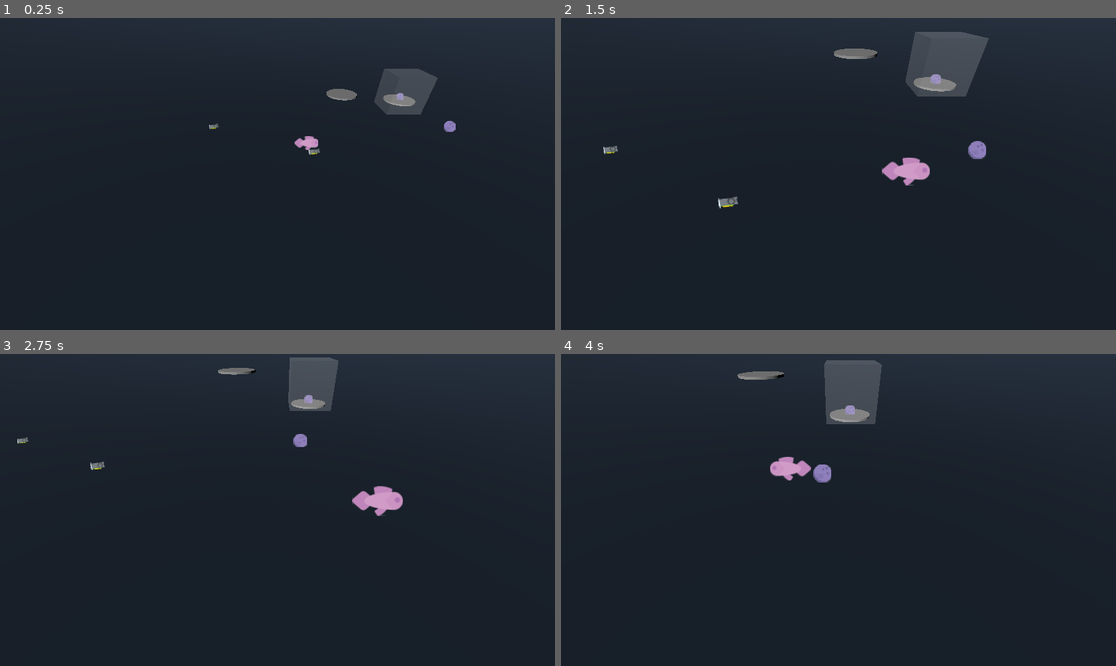
Above: before the commit, frames 1-4 (two rows, left to right).
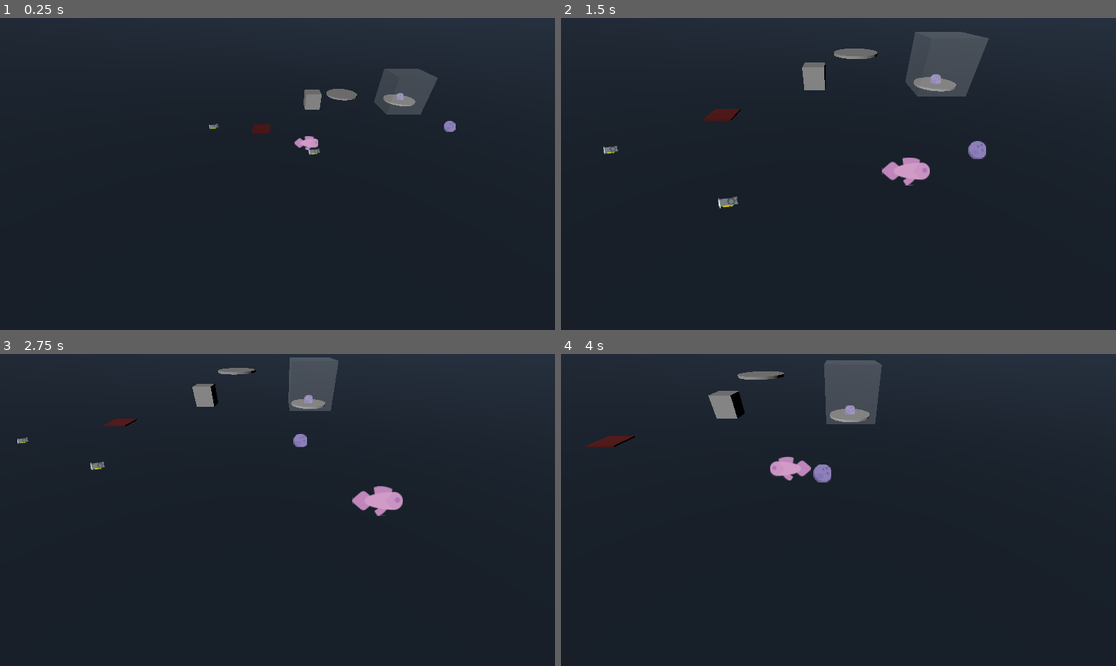
Above: after the commit, the same moments.

Repository: sundowns/full-scale-operation
Game: Godot game, scene res://world.tscn
The game is run twice, just before and just after one commit, with the same random seed, the same clock (stepped at 60 frames per second) and the same inputs.
Inputs:
- Up to frame 1 (0.25 s): no input
- Up to frame 2 (1.5 s): tap Enter (ui_accept) at 0.5, 0.77 s; hold D (move_right) 0.53-1.28 s; hold Shift (graboss) 0.53-1.28 s; hold S (move_down) from 1.28 s (still down); tap Shift (graboss) at 1.35 s
- Up to frame 3 (2.75 s): tap Enter (ui_accept) at 1.52 s; release S (move_down) at 2.03 s; hold D (move_right) from 2.03 s (still down); hold Shift (graboss) from 2.03 s (still down)
- Up to frame 4 (4 s): release D (move_right) at 2.78 s; release Shift (graboss) at 2.78 s; hold W (move_up) 2.78-3.53 s; tap Shift (graboss) at 2.85 s; tap Enter (ui_accept) at 3.02, 3.77 s; hold A (move_left) from 3.53 s (still down); hold Shift (graboss) from 3.53 s (still down)

The runs differ from the first frame. In frame 1, 0.3% of the frame differs, in the area x 45-58%, y 22-37%; in frame 2, 0.5%; in frame 3, 0.4%; in frame 4, 0.7%, in the area x 4-34%, y 11-30%.

Commit message:
man cook

Diff:
--- a/components/hand.tscn
+++ b/components/hand.tscn
@@ -3,7 +3,7 @@
 [ext_resource type="Script" path="res://components/hand.gd" id="1_gex7r"]
 
 [sub_resource type="BoxShape3D" id="BoxShape3D_euffu"]
-size = Vector3(1, 0.592773, 0.717)
+size = Vector3(1, 0.278076, 0.862895)
 
 [node name="Hand" type="Node3D"]
 script = ExtResource("1_gex7r")
@@ -13,7 +13,7 @@
 collision_mask = 4
 
 [node name="TheShapeWithWhichYouMayGraboss" type="CollisionShape3D" parent="Graboss"]
-transform = Transform3D(1, 0, 0, 0, 1, 0, 0, 0, 1, 0, -0.0463867, 0)
+transform = Transform3D(1, 0, 0, 0, 1, 0, 0, 0, 1, 0, 0.110962, -0.0729473)
 shape = SubResource("BoxShape3D_euffu")
 
 [connection signal="area_entered" from="Graboss" to="." method="_on_graboss_area_entered"]
--- /dev/null
+++ b/components/item_generator.gd
@@ -0,0 +1,21 @@
+extends Node3D
+class_name ItemGenerator
+
+@onready var item_scene: PackedScene = preload("res://items/item.tscn")
+
+@onready var spawn_location: Marker3D = $SpawnLocation
+@onready var player_detection_area: PlayerDetectionArea = $PlayerDetectionArea
+
+func _ready() -> void:
+	player_detection_area.player_entered.connect(self._on_player_detected, CONNECT_DEFERRED)
+
+func _on_player_detected() -> void:
+	spawn_item_at(spawn_location.global_position, Items.get_random_item())
+
+func spawn_item_at(at: Vector3, data: ItemData) -> void:
+	var new_item = item_scene.instantiate() as Item
+	new_item.data = data
+	DependencyHelper.retrieve("Items").add_child(new_item)
+	new_item.global_position = at
+	#Callable(new_item.initialise).call_deferred()
+	new_item.initialise()
--- /dev/null
+++ b/components/item_generator.tscn
@@ -0,0 +1,32 @@
+[gd_scene load_steps=6 format=3 uid="uid://dme1qovut5fue"]
+
+[ext_resource type="Script" path="res://components/item_generator.gd" id="1_4ocaa"]
+[ext_resource type="PackedScene" uid="uid://dgqyioiw36j8c" path="res://components/player_detection_area.tscn" id="1_cgnjw"]
+
+[sub_resource type="StandardMaterial3D" id="StandardMaterial3D_5752u"]
+albedo_color = Color(0.54, 0.1998, 0.1998, 1)
+metallic = 1.0
+metallic_specular = 0.0
+
+[sub_resource type="BoxMesh" id="BoxMesh_2ctx3"]
+material = SubResource("StandardMaterial3D_5752u")
+size = Vector3(1, 0.05, 1)
+
+[sub_resource type="BoxShape3D" id="BoxShape3D_ua8e6"]
+
+[node name="ItemGenerator" type="Node3D"]
+script = ExtResource("1_4ocaa")
+
+[node name="ButtonMesh" type="MeshInstance3D" parent="."]
+transform = Transform3D(1, 0, 0, 0, 1, 0, 0, 0, 1, 0, 0.025, 0)
+mesh = SubResource("BoxMesh_2ctx3")
+skeleton = NodePath("../PlayerDetectionArea")
+
+[node name="PlayerDetectionArea" parent="." instance=ExtResource("1_cgnjw")]
+transform = Transform3D(1, 0, 0, 0, 1, 0, 0, 0, 1, 0, 0.5, 0)
+
+[node name="CollisionShape3D" type="CollisionShape3D" parent="PlayerDetectionArea"]
+shape = SubResource("BoxShape3D_ua8e6")
+
+[node name="SpawnLocation" type="Marker3D" parent="."]
+transform = Transform3D(1, 0, 0, 0, 1, 0, 0, 0, 1, 1.14721, 1.19536, 0)
--- a/components/player.tscn
+++ b/components/player.tscn
@@ -22,7 +22,8 @@
 texture = ExtResource("2_j15t3")
 
 [node name="Hand" parent="." instance=ExtResource("3_l4ku6")]
-transform = Transform3D(1, 0, 0, 0, 1, 0, 0, 0, 1, 0, 0, 0.217123)
+transform = Transform3D(1, 0, 0, 0, 1, 0, 0, 0, 1, 0, -0.236597, 0.257414)
 
 [node name="WeightComponent" parent="." instance=ExtResource("4_ii7f8")]
+transform = Transform3D(1, 0, 0, 0, 1, 0, 0, 0, 1, 0, -0.210711, 0)
 weight = 2000.0
--- /dev/null
+++ b/components/player_detection_area.gd
@@ -0,0 +1,13 @@
+extends Area3D
+class_name PlayerDetectionArea
+
+signal player_entered
+signal player_exited
+
+func _on_body_entered(body: Node3D) -> void:
+	if body is Player:
+		player_entered.emit()
+
+func _on_body_exited(body: Node3D) -> void:
+	if body is Player:
+		player_exited.emit()
--- /dev/null
+++ b/components/player_detection_area.tscn
@@ -0,0 +1,12 @@
+[gd_scene load_steps=2 format=3 uid="uid://dgqyioiw36j8c"]
+
+[ext_resource type="Script" path="res://components/player_detection_area.gd" id="1_2lph8"]
+
+[node name="PlayerDetectionArea" type="Area3D"]
+collision_layer = 0
+collision_mask = 2
+monitorable = false
+script = ExtResource("1_2lph8")
+
+[connection signal="body_entered" from="." to="." method="_on_body_entered"]
+[connection signal="body_exited" from="." to="." method="_on_body_exited"]
--- a/components/scale.tscn
+++ b/components/scale.tscn
@@ -16,7 +16,7 @@
 rings = 1
 
 [sub_resource type="CylinderShape3D" id="CylinderShape3D_o6lqq"]
-height = 1.0
+height = 0.227676
 radius = 0.956565
 
 [sub_resource type="BoxShape3D" id="BoxShape3D_fbnhy"]
@@ -53,7 +53,7 @@
 metadata/_edit_group_ = true
 
 [node name="CollisionShape3D" type="CollisionShape3D" parent="LeftDish/ScaleArea"]
-transform = Transform3D(1, 0, 0, 0, 1, 0, 0, 0, 1, 0, 0.126, 0)
+transform = Transform3D(1, 0, 0, 0, 1, 0, 0, 0, 1, 0, -0.203212, 0)
 shape = SubResource("CylinderShape3D_o6lqq")
 
 [node name="RightDish" type="MeshInstance3D" parent="."]
--- a/items/data/bowling_ball.tres
+++ b/items/data/bowling_ball.tres
@@ -12,4 +12,4 @@
 weight = 6600.0
 pixel_size = 0.0009
 grab_box_shape = SubResource("BoxShape3D_nj77p")
-follow_speed = 6.0
+follow_speed = 4.5
--- a/items/data/graphics_card.tres
+++ b/items/data/graphics_card.tres
@@ -1,15 +1,15 @@
 [gd_resource type="Resource" script_class="ItemData" load_steps=4 format=3 uid="uid://sxxunfwsidgn"]
 
 [ext_resource type="Script" path="res://src/resources/item_data.gd" id="1_n1lgt"]
-[ext_resource type="Texture2D" uid="uid://b07pmqbhegprm" path="res://assets/items/graphics_card.png" id="2_cstkk"]
+[ext_resource type="Texture2D" uid="uid://b07pmqbhegprm" path="res://assets/items/graphics_card.png" id="2_fvkdw"]
 
 [sub_resource type="BoxShape3D" id="BoxShape3D_fi2qh"]
 size = Vector3(0.25, 0.25, 0.25)
 
 [resource]
 script = ExtResource("1_n1lgt")
-sprite = ExtResource("2_cstkk")
+sprite = ExtResource("2_fvkdw")
 weight = 900.0
 pixel_size = 0.0025
 grab_box_shape = SubResource("BoxShape3D_fi2qh")
-follow_speed = 6.0
+follow_speed = 7.0
--- a/items/item.tscn
+++ b/items/item.tscn
@@ -29,3 +29,4 @@
 [node name="GrabBox" parent="." instance=ExtResource("4_qmdax")]
 
 [node name="WeightComponent" parent="." instance=ExtResource("5_p3ib3")]
+transform = Transform3D(1, 0, 0, 0, 1, 0, 0, 0, 1, 0, -0.118558, 0)
--- a/project.godot
+++ b/project.godot
@@ -18,6 +18,7 @@
 [autoload]
 
 DependencyHelper="*res://src/autoload/DependencyHelper.gd"
+Items="*res://src/autoload/items.gd"
 
 [file_customization]
 
--- /dev/null
+++ b/src/autoload/items.gd
@@ -0,0 +1,12 @@
+extends Node
+
+var all_items: Array[ItemData] = [
+	preload("res://items/data/bowling_ball.tres"),
+	preload("res://items/data/graphics_card.tres"),
+]
+
+func get_random_item(exclusions: Array[ItemData] = []) -> ItemData:
+	var selection: ItemData = null
+	while selection == null or exclusions.has(selection):
+		selection = all_items.pick_random()
+	return selection
--- a/world.tscn
+++ b/world.tscn
@@ -7,6 +7,7 @@
 [ext_resource type="Resource" uid="uid://dt3tmmp4qj5s2" path="res://items/data/bowling_ball.tres" id="6_5oj11"]
 [ext_resource type="PackedScene" uid="uid://cd1uc5gf5jbj3" path="res://components/player.tscn" id="6_iwsid"]
 [ext_resource type="PackedScene" uid="uid://c3ynpa4pb482k" path="res://components/scale.tscn" id="6_vn1tt"]
+[ext_resource type="PackedScene" uid="uid://dme1qovut5fue" path="res://components/item_generator.tscn" id="8_xaw61"]
 
 [sub_resource type="StandardMaterial3D" id="StandardMaterial3D_kglyd"]
 albedo_color = Color(0.13439, 0.172316, 0.223464, 1)
@@ -19,6 +20,8 @@
 [sub_resource type="WorldBoundaryShape3D" id="WorldBoundaryShape3D_gvrq3"]
 
 [sub_resource type="BoxShape3D" id="BoxShape3D_d541d"]
+
+[sub_resource type="BoxMesh" id="BoxMesh_nb4id"]
 
 [node name="World" type="Node3D"]
 script = ExtResource("1_2nsq5")
@@ -63,8 +66,13 @@
 transform = Transform3D(-5.96046e-08, 0, -1, 0, 1, 0, 1, 0, -5.96046e-08, 5, 0, -6)
 
 [node name="StaticBody3D" type="StaticBody3D" parent="."]
-transform = Transform3D(1, 0, 0, 0, 1, 0, 0, 0, 1, 0.310077, 0.56818, -6)
+transform = Transform3D(1, 0, 0, 0, 1, 0, 0, 0, 1, 1.06352, 0.56818, -6)
 
 [node name="CollisionShape3D" type="CollisionShape3D" parent="StaticBody3D"]
-transform = Transform3D(1, 0, 0, 0, 1, 0, 0, 0, 1, 0.798269, -0.130447, 0)
 shape = SubResource("BoxShape3D_d541d")
+
+[node name="MeshInstance3D" type="MeshInstance3D" parent="StaticBody3D"]
+mesh = SubResource("BoxMesh_nb4id")
+
+[node name="ItemGenerator" parent="." instance=ExtResource("8_xaw61")]
+transform = Transform3D(1, 0, 0, 0, 1, 0, 0, 0, 1, -2.22531, 0, -2.8001)
Not shown: 1 places in world.tscn that only renumber resources
